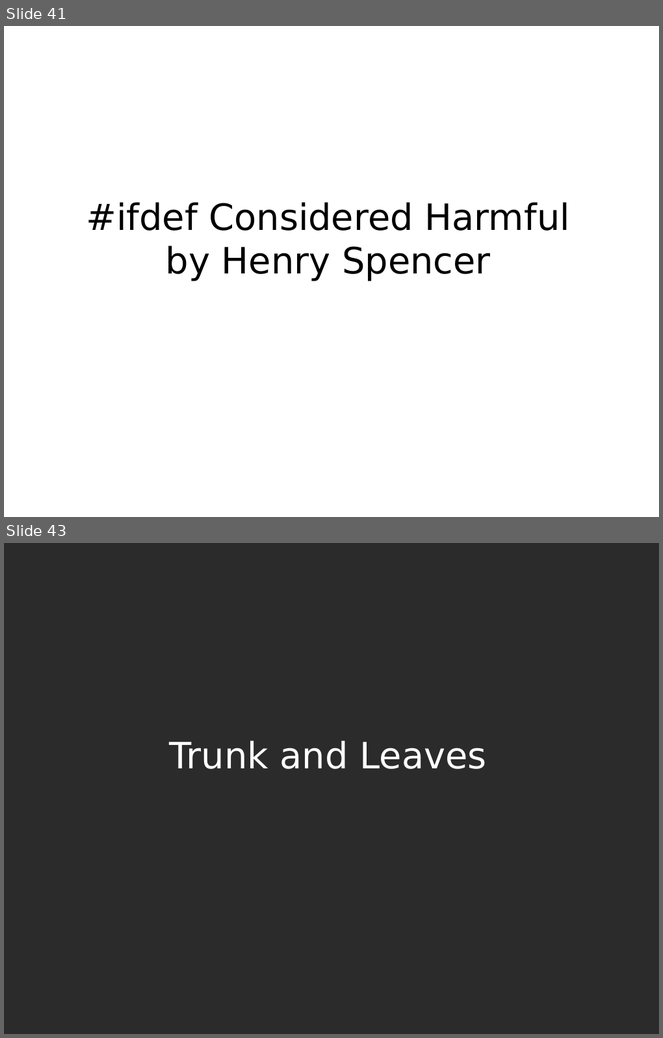
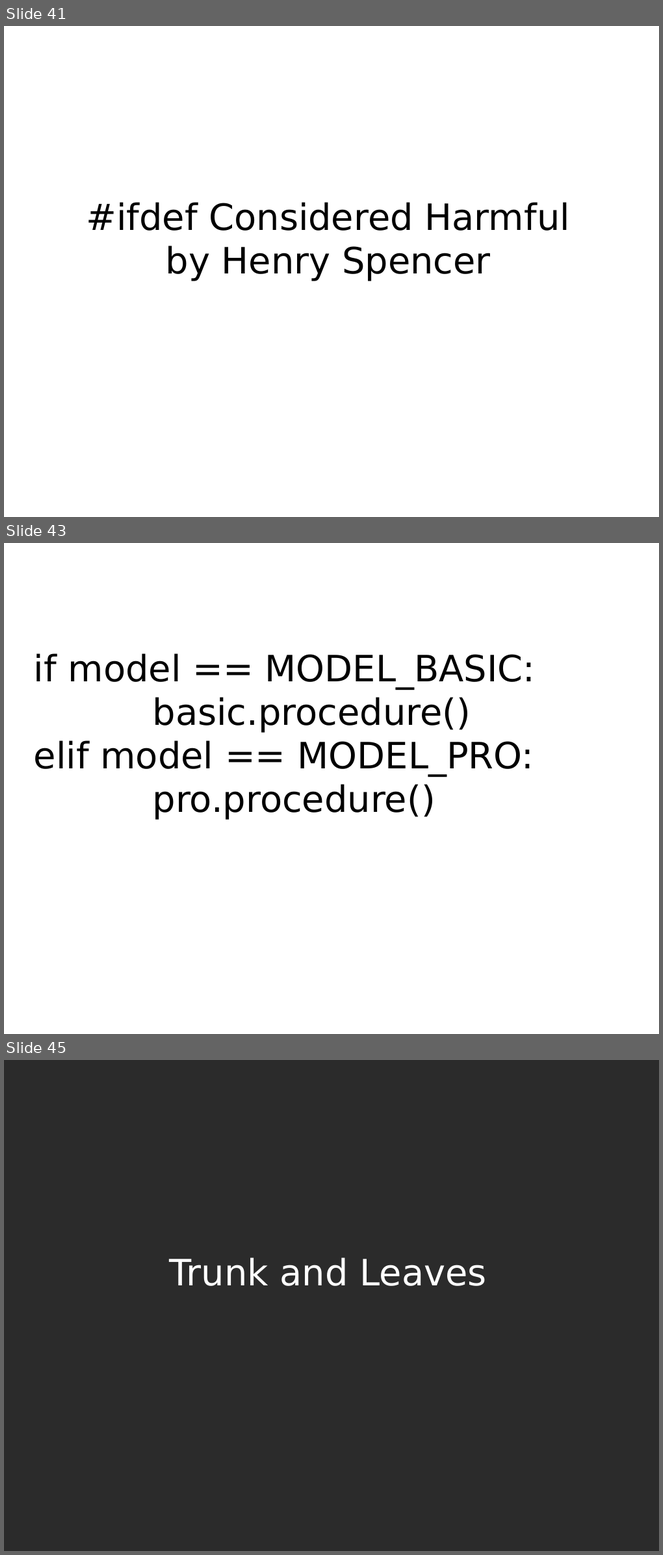
Before and after one commit to mkohler/embedded_python_presentation, a slide deck: embedded_python.odp. Shown one above the other, each under a label of ours: slides 41 and 43 before the commit, slides 41, 43 and 45 after it; the slides between them are not shown. The pictures are 663x1038 and 663x1555 pixels, drawn with LibreOffice and Linux fonts; fonts in the diff are those of the drawing; background and template pictures are left out; a plain dark background stands for a picture behind light text. Boxes give left, top, right and bottom in pixels: in the first picture for what was removed or moved away, otherwise in the second. Text is boxed around its words. In the diff, an @@ line names an element or a change of style, - is before the commit and + after.

```diff
--- a/embedded_python.odp
+++ b/embedded_python.odp
@@ slide 43 added at bbox=[4, 543, 659, 1034], background #FFFFFF @@
@@ title added at bbox=[34, 653, 536, 820], 44 pt, text #000000 @@
+if model == MODEL_BASIC:
+basic.procedure()
+elif model == MODEL_PRO:
+pro.procedure()
@@ what was slide 43 is now slide 45 @@
```
Also in this commit, not shown: 1 slide changed, 1 other slide added, 1 other file.
